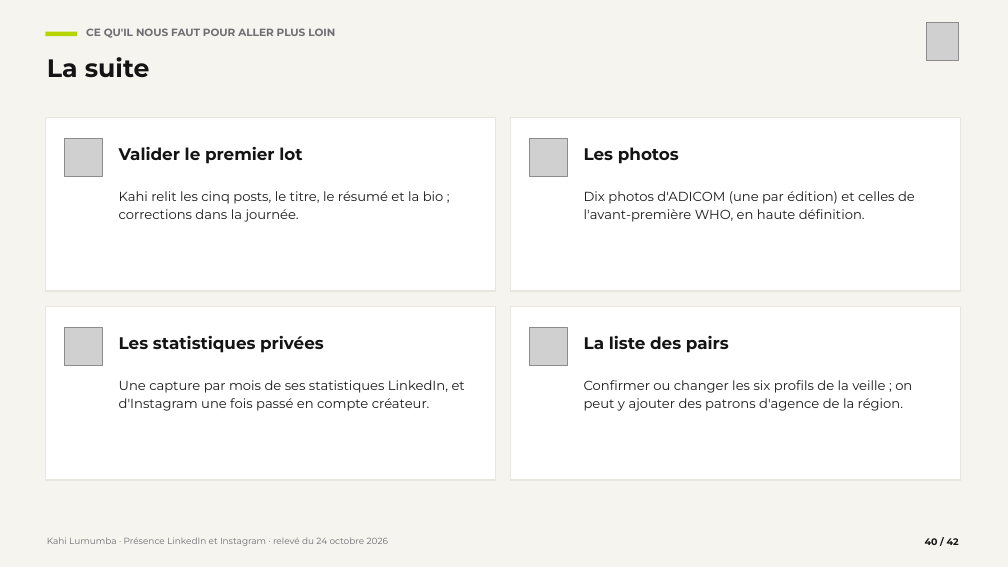
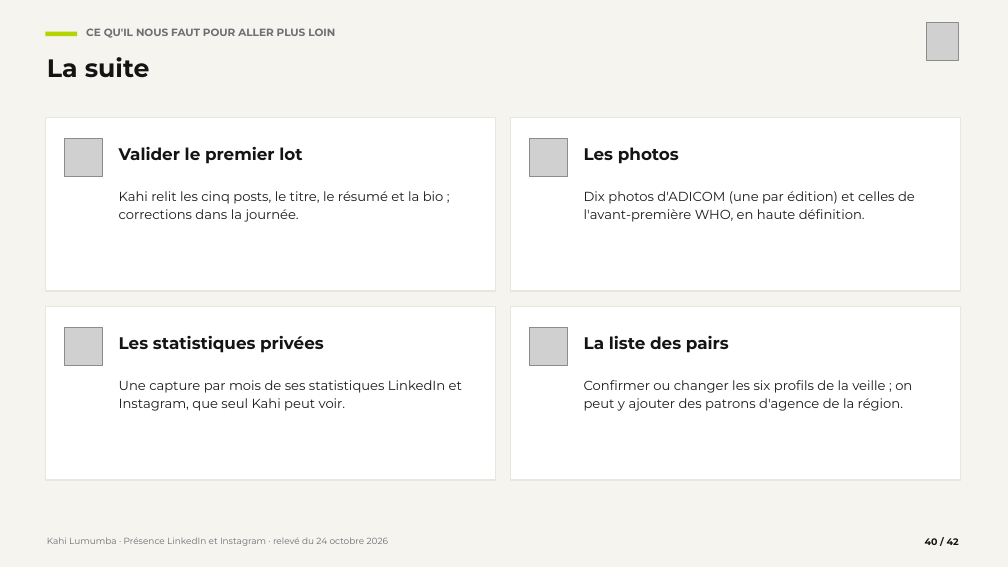
Before and after one commit to leslita06/fatima-unifood-fictif, a slide deck: slide 40 of kahi/2026-10-24_kahi-lumumba-linkedin-instagram-analyse-veille-strategie.pptx. Drawn at 1008x567 pixels with LibreOffice and Linux fonts; fonts in the diff are those of the drawing; grey boxes stand for pictures. Boxes give left, top, right and bottom in pixels: in the first picture for what was removed or moved away, otherwise in the second. Text is boxed around its words. In the diff, an @@ line names an element or a change of style, - is before the commit and + after.

Commit message:
kahi deck

```diff
--- a/kahi/2026-10-24_kahi-lumumba-linkedin-instagram-analyse-veille-strategie.pptx
+++ b/kahi/2026-10-24_kahi-lumumba-linkedin-instagram-analyse-veille-strategie.pptx
@@ text at (x1=119, y1=380, x2=462, y2=411): text changed @@
-Une capture par mois de ses statistiques LinkedIn, et d'Instagram une fois passé en compte créateur.
+Une capture par mois de ses statistiques LinkedIn et Instagram, que seul Kahi peut voir.
```
Also in this commit, not shown: 14 other slides changed.
